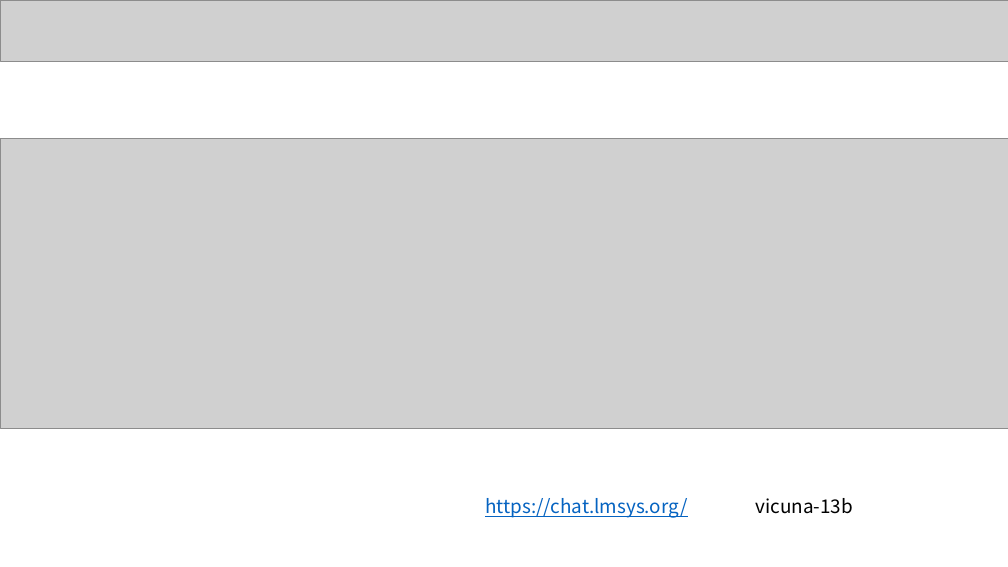
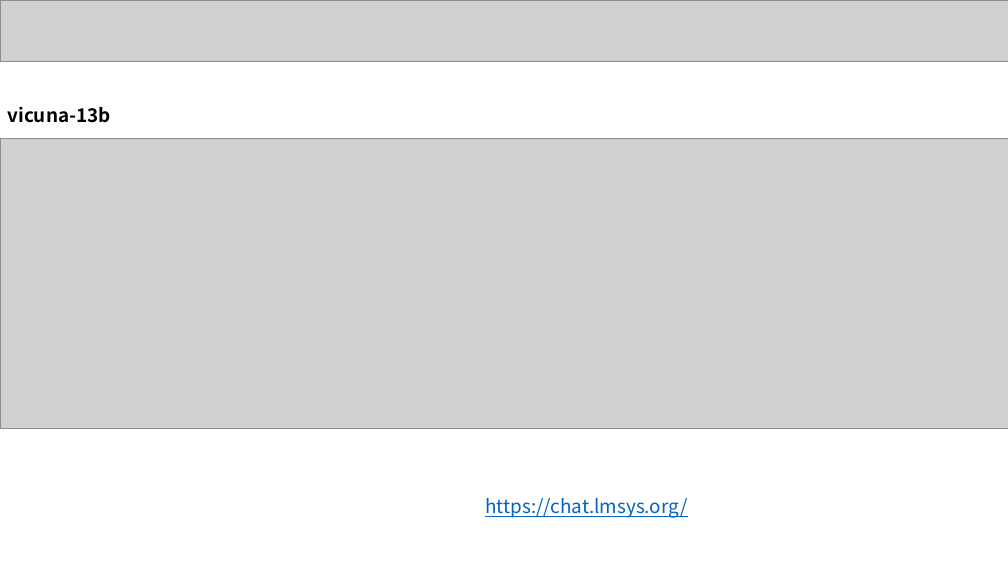
Before and after one commit to d0ubtfire/LLM_Evaulation, a slide deck: slide 8 of 对比大模型/常识知识/叠放物品/LLM的常识知识_测试_叠放物品_稳定性.pptx. Drawn at 1008x567 pixels with LibreOffice and Linux fonts; fonts in the diff are those of the drawing; grey boxes stand for pictures. Boxes give left, top, right and bottom in pixels: in the first picture for what was removed or moved away, otherwise in the second. Text is boxed around its words. In the diff, an @@ line names an element or a change of style, - is before the commit and + after.

```diff
--- a/对比大模型/常识知识/叠放物品/LLM的常识知识_测试_叠放物品_稳定性.pptx
+++ b/对比大模型/常识知识/叠放物品/LLM的常识知识_测试_叠放物品_稳定性.pptx
@@ text added at (7, 106, 110, 123), 18 pt, text #000000, bold @@
+vicuna-13b
@@ text at (485, 498, 687, 518): text changed @@
-https://chat.lmsys.org/ vicuna-13b
+https://chat.lmsys.org/
```
Also in this commit, not shown: 12 other slides changed, 4 slides added, 4 slides removed.
